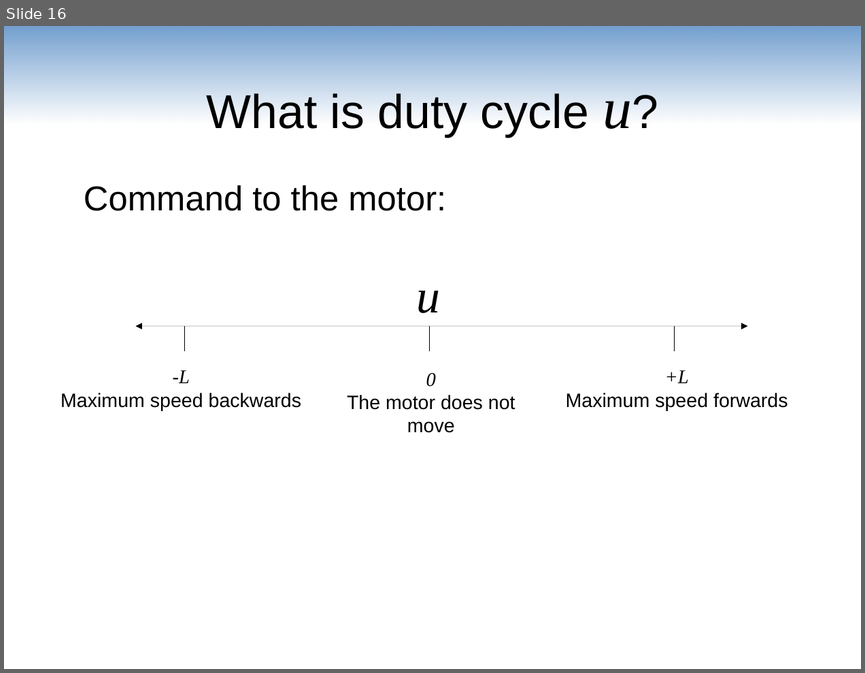
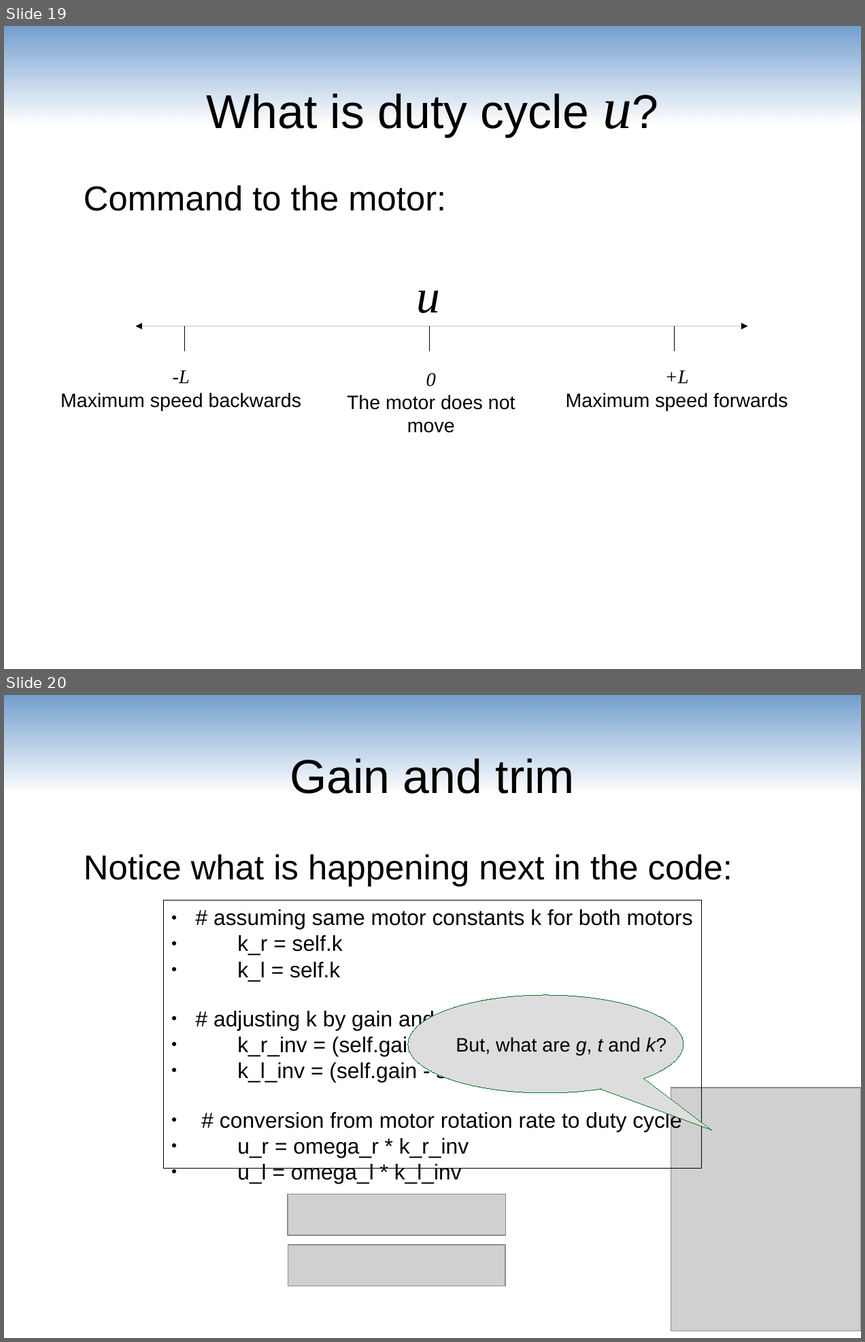
Before and after one commit to maivincent/MISE_presentations, a slide deck: step1_joystick_drive.odp. Shown one above the other, each under a label of ours: slide 16 before the commit, slides 19 and 20 after it. The pictures are 865x673 and 865x1342 pixels, drawn with LibreOffice and Linux fonts; fonts in the diff are those of the drawing; grey boxes stand for pictures. Boxes give left, top, right and bottom in pixels: in the first picture for what was removed or moved away, otherwise in the second. Text is boxed around its words. In the diff, an @@ line names an element or a change of style, - is before the commit and + after.

```diff
--- a/step1_joystick_drive.odp
+++ b/step1_joystick_drive.odp
@@ slide 20 added at [4,695,861,1338], background #FFFFFF @@
@@ rectangle added at [4,695,861,793], fill gradient #729FCF @@
@@ title added at [290,758,575,794], 44 pt, text #000000 @@
+Gain and trim
@@ text added at [84,854,732,887], 32 pt, text #000000 @@
+Notice what is happening next in the code:
@@ rectangle added at [163,900,702,1168], outline #000000 0 pt, 20 pt, text #000000 @@
+● # assuming same motor constants k for both motors
+● k_r = self.k
+● k_l = self.k
+● # adjusting k by gain and trim
+● k_r_inv = (self.gain + self.trim) / k_r
+● k_l_inv = (self.gain - self.trim) / k_l
+● # conversion from motor rotation rate to duty cycle
+● u_r = omega_r * k_r_inv
+● u_l = omega_l * k_l_inv
@@ speech bubble added at [409,995,683,1093], fill #DDDDDD, outline #007826 0 pt, 18 pt, text #000000 @@
+But, what are g, t and k?
@@ picture added at [671,1087,861,1330] @@
@@ picture added at [288,1194,507,1236] @@
@@ picture added at [288,1244,505,1286] @@
@@ what was slide 16 is now slide 19 @@
```
Also in this commit, not shown: 1 slide changed, 4 other slides added.
